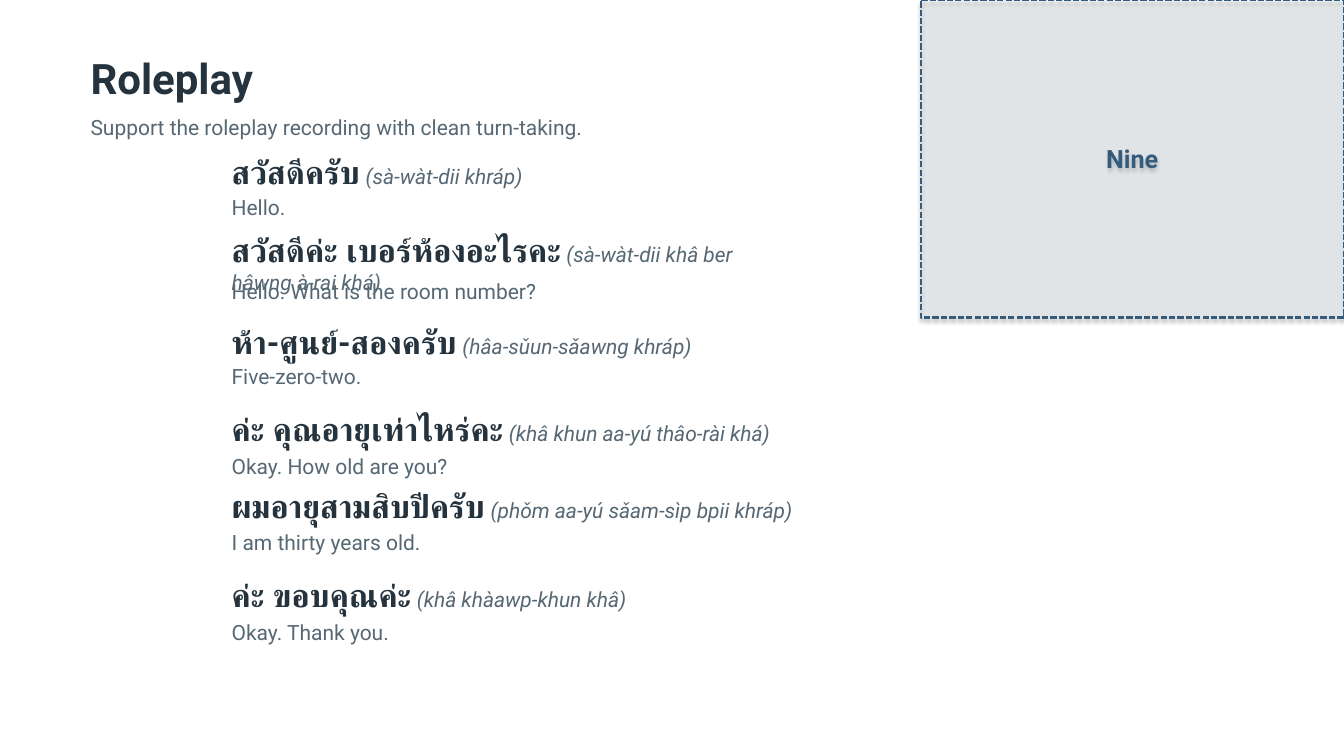
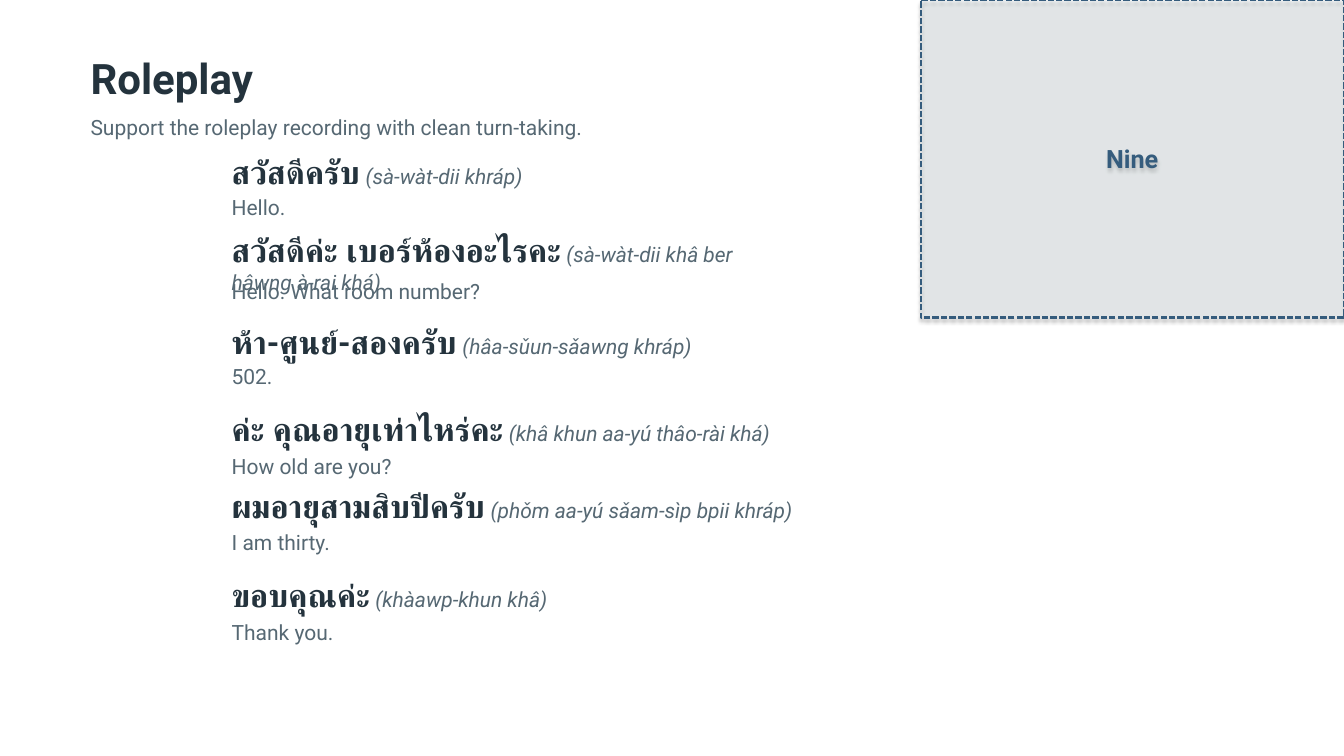
Before and after one commit to OTFTCS/thai-nine, a slide deck: slide 7 of course/modules/M01/L004/M01-L004-canva-deck.pptx. Drawn at 1344x756 pixels with LibreOffice and Linux fonts; fonts in the diff are those of the drawing; background and template pictures are left out. Boxes give left, top, right and bottom in pixels: in the first picture for what was removed or moved away, otherwise in the second. Text is boxed around its words. In the diff, an @@ line names an element or a change of style, - is before the commit and + after.

```diff
--- a/course/modules/M01/L004/M01-L004-canva-deck.pptx
+++ b/course/modules/M01/L004/M01-L004-canva-deck.pptx
@@ text at bbox=[232, 280, 480, 299]: text changed @@
-Hello. What is the room number?
+Hello. What room number?
@@ text at bbox=[232, 369, 273, 384]: text changed @@
-Five-zero-two.
+502.
@@ text at bbox=[232, 458, 391, 479]: text changed @@
-Okay. How old are you?
+How old are you?
@@ text at bbox=[232, 534, 330, 555]: text changed @@
-I am thirty years old.
+I am thirty.
@@ text at bbox=[232, 583, 547, 617]: text changed @@
-ค่ะ ขอบคุณค่ะ (khâ khàawp-khun khâ)
+ขอบคุณค่ะ (khàawp-khun khâ)
@@ text at bbox=[232, 624, 334, 645]: text changed @@
-Okay. Thank you.
+Thank you.
```
Also in this commit, not shown: 4 other slides changed, 6 other files.
